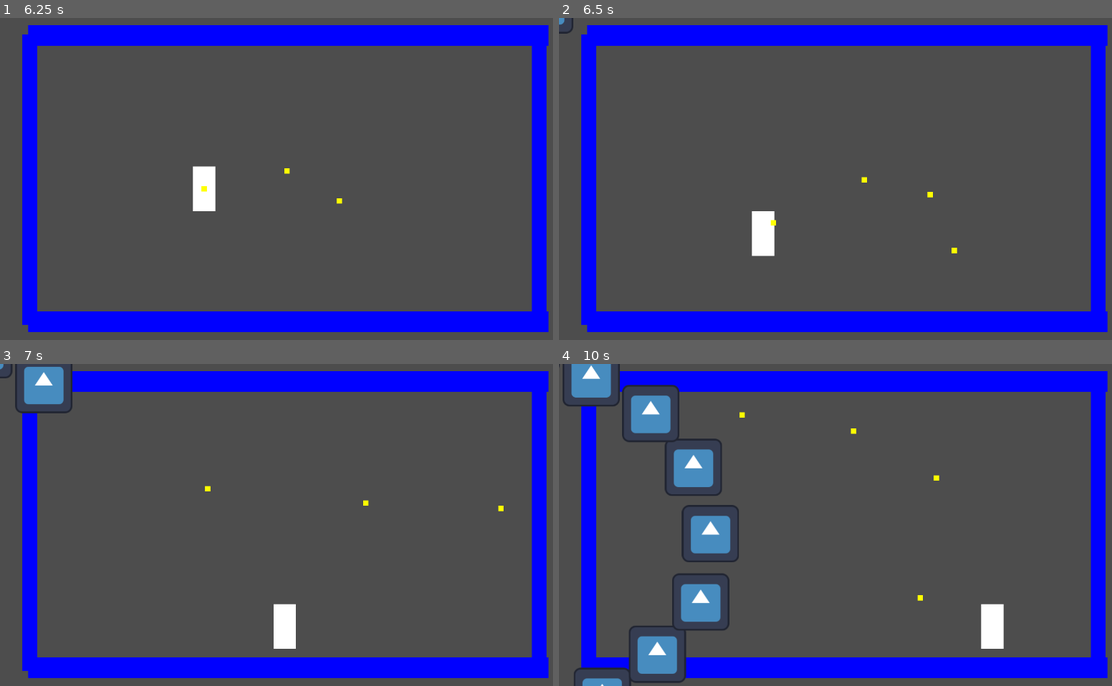
Above: before the commit, frames 1-4 (two rows, left to right).
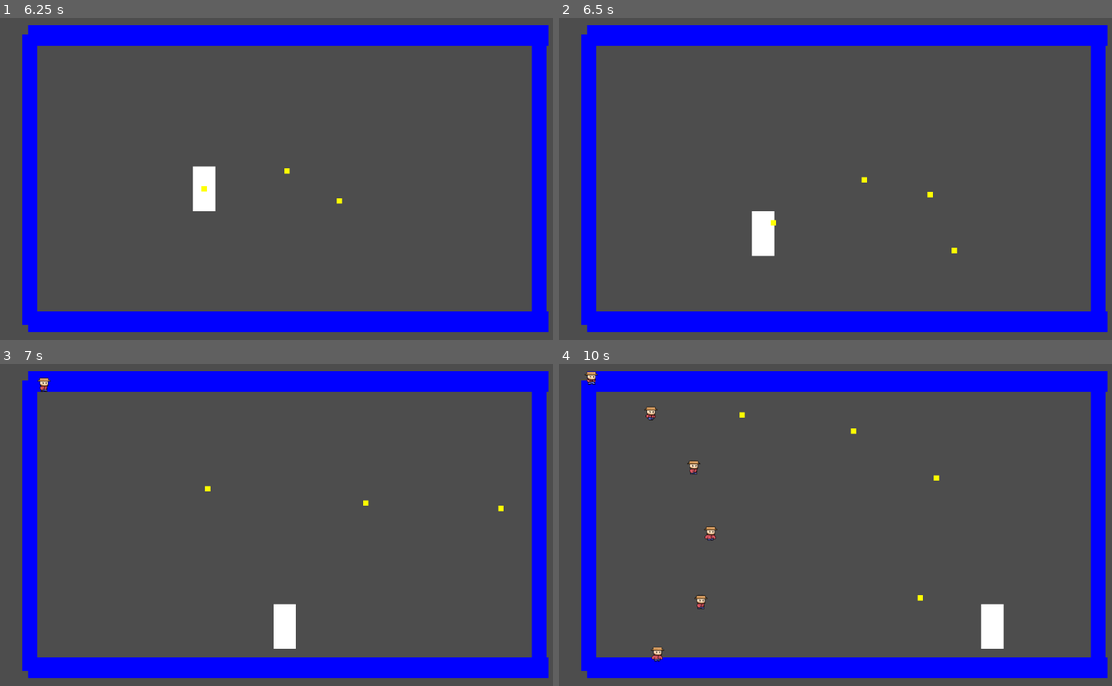
Above: after the commit, the same moments.

Repository: KDing0/GGJGodot
Game: Godot game, scene res://Misc/GameManager.tscn
Two runs of this game, one before a commit and one after it. Both use one fixed random seed, a clock stepped at 60 frames per second and the inputs below. The engine's default icon, where the game draws it, is replaced by a stand-in: a white triangle on a blue panel in a dark square.
Inputs (mouse positions are in pixels of both pictures, inside the frame that each line leads up to):
- Up to frame 1 (6.25 s): click "Start Game" at 0.5 s; tap Enter at 1.25 s; move the mouse to (414, 162) at 1.27 s; press the mouse at (414, 162) at 1.28 s; hold Right (ui_right) 1.28-2.03 s; move the mouse to (171, 195) at 2.02 s; release the mouse at (171, 195) at 2.03 s; hold Down (ui_down) 2.03-2.78 s; click (171, 195) at 2.1 s; move the mouse to (342, 108) at 2.77 s; press the mouse at (342, 108) at 2.78 s; hold Right (ui_right) 2.78-3.53 s; move the mouse to (259, 243) at 3.52 s; release the mouse at (259, 243) at 3.53 s; hold Up (ui_up) 3.53-4.28 s; click (259, 243) at 3.6 s; move the mouse to (458, 227) at 4.27 s; press the mouse at (458, 227) at 4.28 s; hold Left (ui_left) 4.28-5.78 s; move the mouse to (116, 130) at 5.02 s; release the mouse at (116, 130) at 5.03 s; click (116, 130) at 5.1 s; move the mouse to (315, 179) at 5.77 s; press the mouse at (315, 179) at 5.78 s; hold Down (ui_down) from 5.78 s (still down)
- Up to frame 2 (6.5 s): keep holding Down (ui_down)
- Up to frame 3 (7 s): move the mouse to (199, 444) at 6.52 s; release Down (ui_down) at 6.53 s; release the mouse at (199, 444) at 6.53 s; hold Right (ui_right) from 6.53 s (still down); click (199, 444) at 6.6 s
- Up to frame 4 (10 s): move the mouse to (973, 508) at 7.27 s; release Right (ui_right) at 7.28 s; press the mouse at (973, 508) at 7.28 s; hold Up (ui_up) 7.28-8.03 s; move the mouse to (730, 541) at 8.02 s; release the mouse at (730, 541) at 8.03 s; hold Right (ui_right) 8.03-8.78 s; click (730, 541) at 8.1 s; move the mouse to (901, 454) at 8.77 s; press the mouse at (901, 454) at 8.78 s; hold Down (ui_down) 8.78-9.53 s; move the mouse to (818, 589) at 9.52 s; release the mouse at (818, 589) at 9.53 s; hold Left (ui_left) from 9.53 s (still down); click (818, 589) at 9.6 s

Frame 1 is identical in both runs. In frame 2, less than 0.1% of the frame differs, in the area x 0-3%, y 0-5%; in frame 3, 1.2%; in frame 4, 7.3%, in the area x 0-33%, y 0-100%.

Commit message:
Added first enemy sprite

Diff:
--- a/src/Enemy/Enemy.gd
+++ b/src/Enemy/Enemy.gd
@@ -19,6 +19,8 @@
 	speed = p_speed
 	enemy_type = p_type
 
+func _ready():
+	$AnimationPlayer.play("move")
 
 func _process(delta):
 	progress += speed
--- a/src/Enemy/enemy.tscn
+++ b/src/Enemy/enemy.tscn
@@ -8,6 +8,44 @@
 
 [sub_resource type="QuadMesh" id="QuadMesh_fsbxt"]
 size = Vector2(50, 100)
+
+[sub_resource type="Animation" id="Animation_joich"]
+resource_name = "move"
+loop_mode = 1
+step = 0.01
+tracks/0/type = "value"
+tracks/0/imported = false
+tracks/0/enabled = true
+tracks/0/path = NodePath("Sprite2D:frame")
+tracks/0/interp = 1
+tracks/0/loop_wrap = true
+tracks/0/keys = {
+"times": PackedFloat32Array(0, 0.16, 0.32, 0.48, 0.64, 0.8),
+"transitions": PackedFloat32Array(1, 1, 1, 1, 1, 1),
+"update": 1,
+"values": [0, 1, 2, 3, 4, 5]
+}
+
+[sub_resource type="Animation" id="Animation_8es7m"]
+length = 0.001
+tracks/0/type = "value"
+tracks/0/imported = false
+tracks/0/enabled = true
+tracks/0/path = NodePath("Sprite2D:frame")
+tracks/0/interp = 1
+tracks/0/loop_wrap = true
+tracks/0/keys = {
+"times": PackedFloat32Array(0),
+"transitions": PackedFloat32Array(1),
+"update": 1,
+"values": [1]
+}
+
+[sub_resource type="AnimationLibrary" id="AnimationLibrary_w7kd6"]
+_data = {
+"RESET": SubResource("Animation_8es7m"),
+"move": SubResource("Animation_joich")
+}
 
 [node name="Enemy" type="PathFollow2D"]
 rotates = false
@@ -22,8 +60,17 @@
 shape = SubResource("CapsuleShape2D_161ag")
 
 [node name="MeshInstance2D" type="MeshInstance2D" parent="."]
+visible = false
 modulate = Color(1, 0, 0, 1)
 position = Vector2(-1, -2)
 mesh = SubResource("QuadMesh_fsbxt")
 
 [node name="Sprite2D" type="Sprite2D" parent="."]
+hframes = 3
+vframes = 2
+frame = 1
+
+[node name="AnimationPlayer" type="AnimationPlayer" parent="."]
+libraries = {
+"": SubResource("AnimationLibrary_w7kd6")
+}
--- a/src/gamescene.tscn
+++ b/src/gamescene.tscn
@@ -1,8 +1,8 @@
 [gd_scene load_steps=28 format=3 uid="uid://d4ajf2330ej2i"]
 
 [ext_resource type="Script" path="res://Misc/GameController.gd" id="1_prura"]
+[ext_resource type="Texture2D" uid="uid://dnbv34diyutyx" path="res://Assets/Characters/Enemies/Enemy1 Walk Animation Spritesheet.png" id="2_qbns1"]
 [ext_resource type="PackedScene" uid="uid://ipk1i003beqy" path="res://Player/player.tscn" id="2_uygfl"]
-[ext_resource type="Texture2D" uid="uid://cfajhosw6ap6y" path="res://icon.svg" id="2_xpmd0"]
 [ext_resource type="Script" path="res://addons/BulletUpHell/BuHPattern.gd" id="4_ehlb4"]
 [ext_resource type="Script" path="res://Addons/BulletUpHell/SpawnPatterns/PatternCircle.gd" id="5_ck2a0"]
 [ext_resource type="Script" path="res://Addons/BulletUpHell/BuHBulletProperties.gd" id="6_7xkk1"]
@@ -265,7 +265,7 @@
 
 [node name="GameController" type="Node" parent="."]
 script = ExtResource("1_prura")
-tex_enemy = Array[Texture2D]([ExtResource("2_xpmd0")])
+tex_enemy = Array[Texture2D]([ExtResource("2_qbns1")])
 
 [node name="player" parent="." instance=ExtResource("2_uygfl")]
 position = Vector2(304, 520)
Not shown: 1 places in src/Enemy/enemy.tscn that only renumber resources
